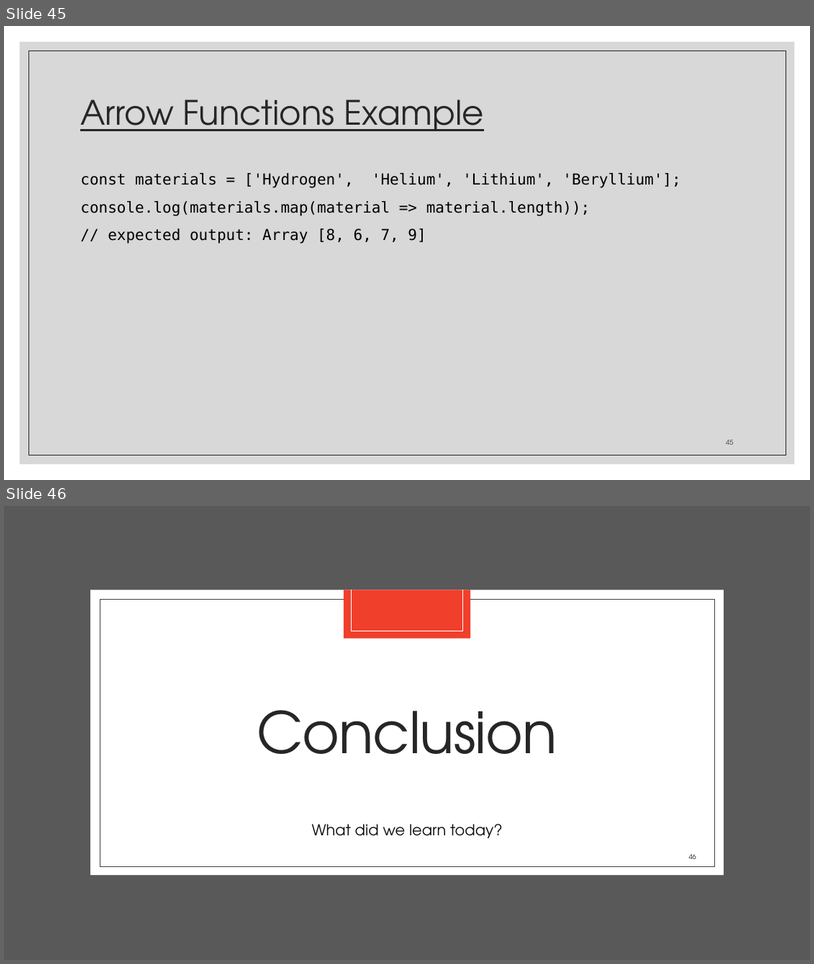
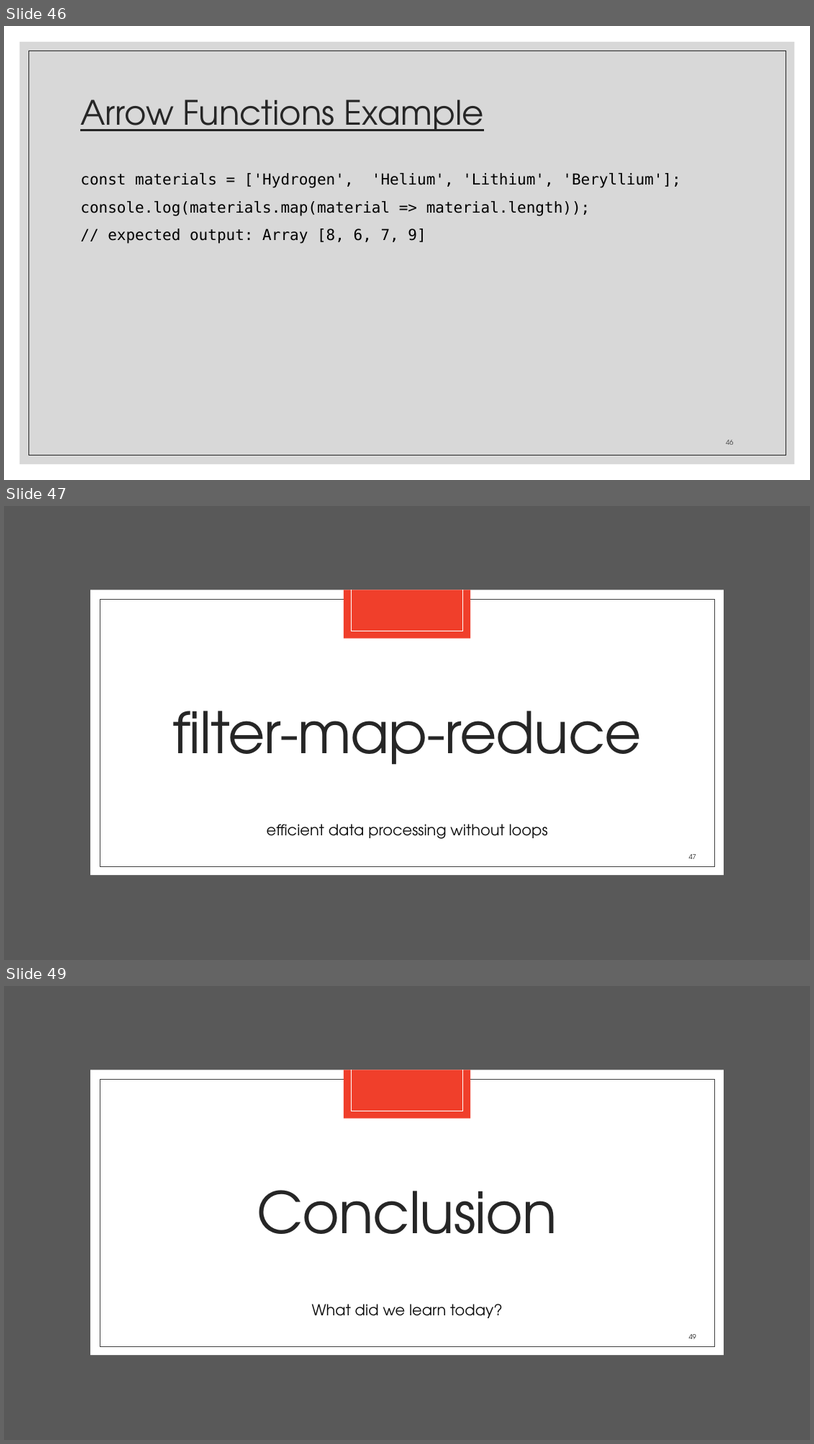
Before and after one commit to zackstotts/base-node-curriculum, a slide deck: unit_00/html_review/04 JavaScript.pptx. Shown one above the other, each under a label of ours: slides 45 and 46 before the commit, slides 46, 47 and 49 after it; the slides between them are not shown. The pictures are 814x964 and 814x1444 pixels, drawn with LibreOffice and Linux fonts; fonts in the diff are those of the drawing. Boxes give left, top, right and bottom in pixels: in the first picture for what was removed or moved away, otherwise in the second. Text is boxed around its words. In the diff, an @@ line names an element or a change of style, - is before the commit and + after.

```diff
--- a/unit_00/html_review/04 JavaScript.pptx
+++ b/unit_00/html_review/04 JavaScript.pptx
@@ slide 47 added at (4,506,810,960), background #FFFFFF; not listed: 7 template elements that a slide beside it also shows @@
@@ title added at (172,710,642,764), 68 pt, text #262626 @@
+filter-map-reduce
@@ text added at (267,824,548,839), 18 pt, text #0D0D0D @@
+efficient data processing without loops
@@ page number added at (689,854,697,859), 8 pt, text #262626 @@
+47
@@ what was slide 45 is now slide 46 @@
@@ what was slide 46 is now slide 49 @@
```
Also in this commit, not shown: 2 slides changed, 2 other slides added.
